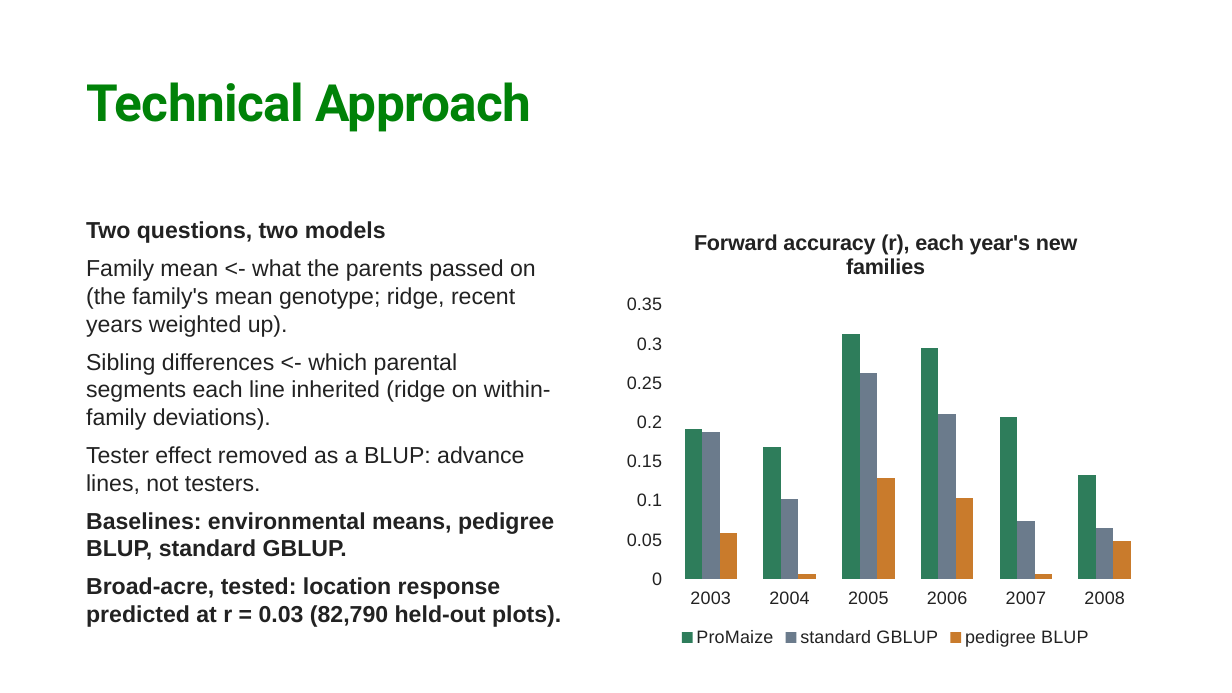
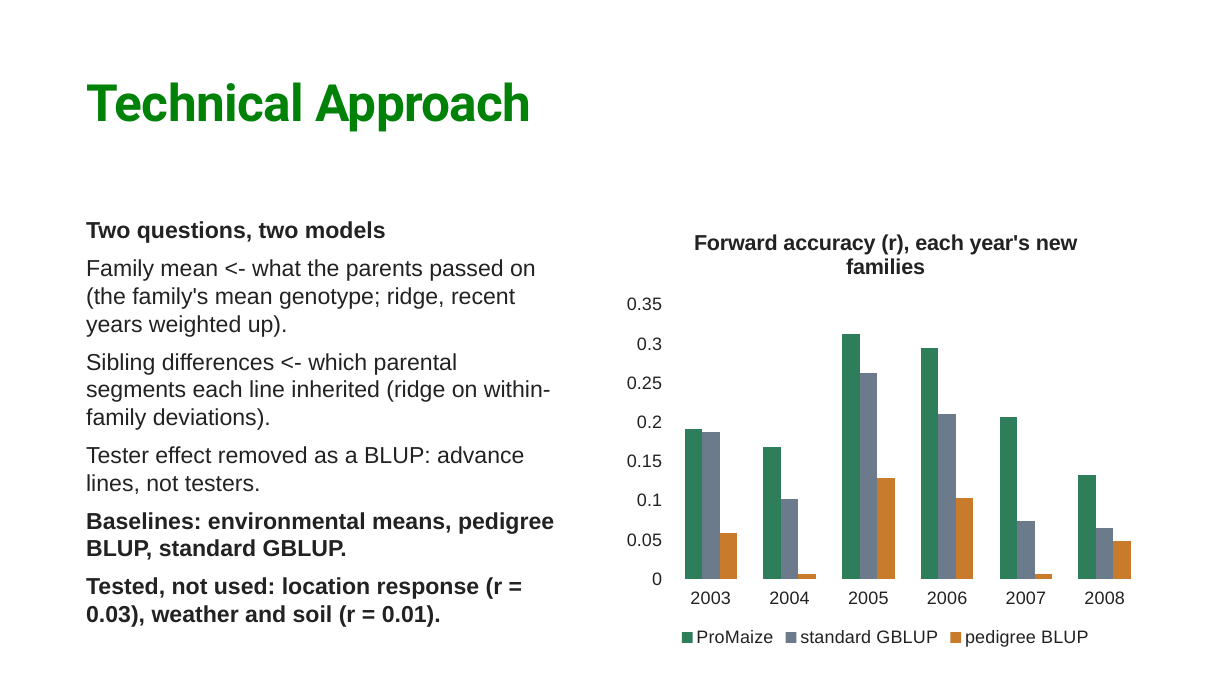
Before and after one commit to Ouroboros505/sydag-2026, a slide deck: slide 6 of docs/ProMaize_deck.pptx. Drawn at 1232x693 pixels with LibreOffice and Linux fonts; fonts in the diff are those of the drawing; background and template pictures are left out. Boxes give left, top, right and bottom in pixels: in the first picture for what was removed or moved away, otherwise in the second. Text is boxed around its words. In the diff, an @@ line names an element or a change of style, - is before the commit and + after.

Commit message:
Deck and fallback screenshots from the current demo: engine switch, the map, weather and soil tested

```diff
--- a/docs/ProMaize_deck.pptx
+++ b/docs/ProMaize_deck.pptx
@@ text at (86,577,503,627): text changed @@
-Broad-acre, tested: location response predicted at r = 0.03 (82,790 held-out plots).
+Tested, not used: location response (r = 0.03), weather and soil (r = 0.01).
```
Also in this commit, not shown: 1 other slide changed, 1 other file.
